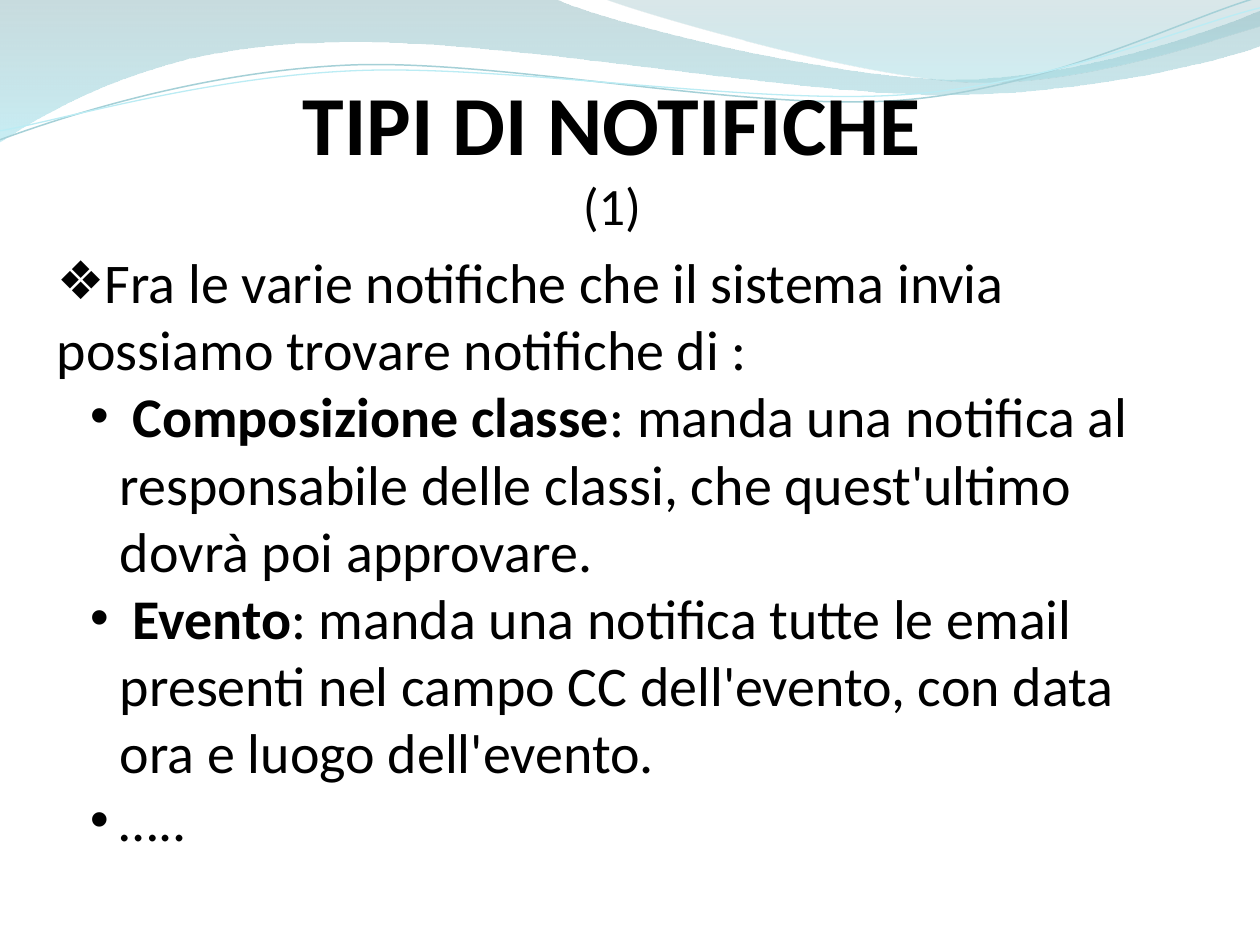
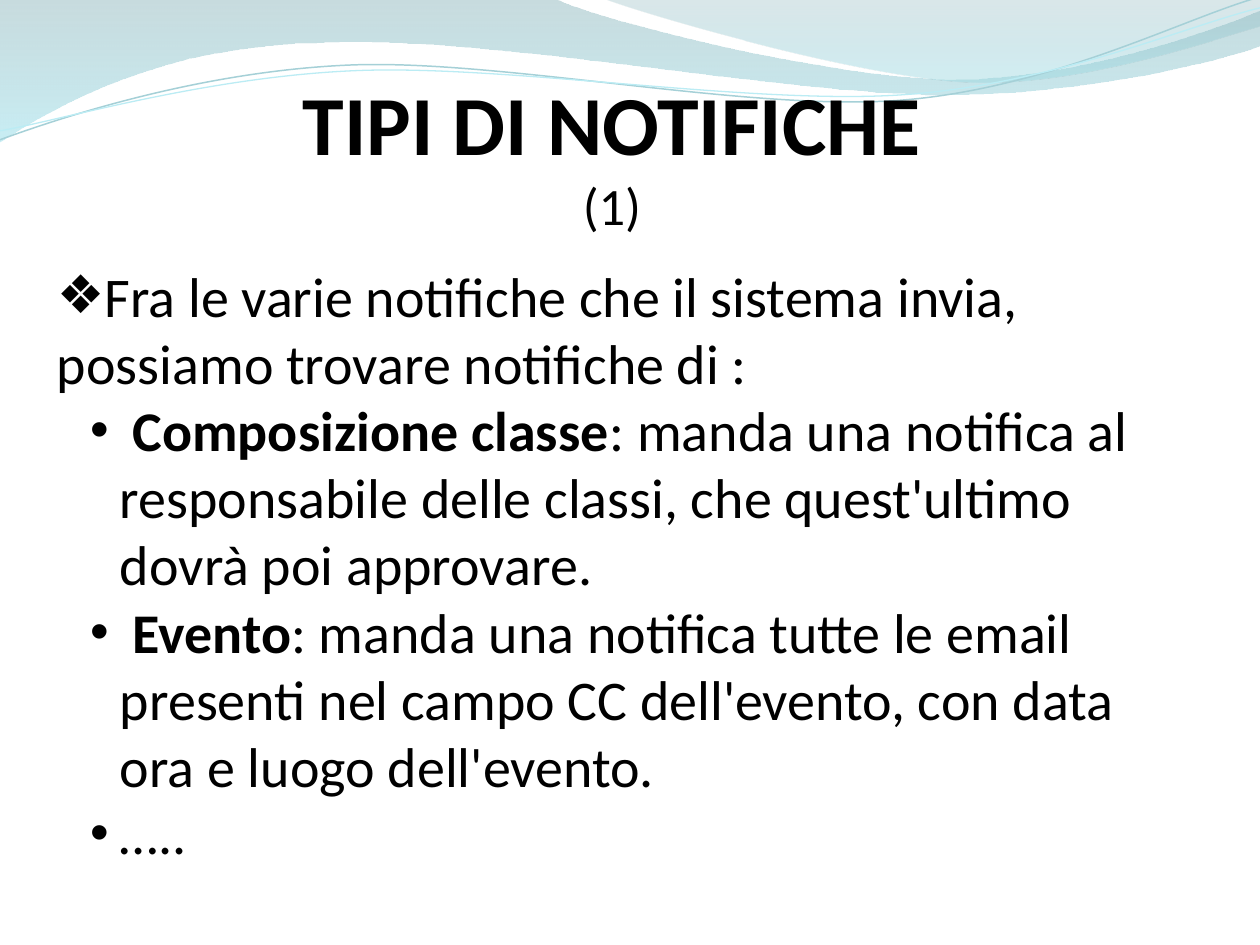
Before and after one commit to ammirate/at-silo, a slide deck: slide 85 of Presentazione/Atsilo1/[BOZZA] Atsilo_A_PresentazioneFinale copia.pptx. Drawn at 1260x945 pixels with LibreOffice and Linux fonts; fonts in the diff are those of the drawing. Boxes give left, top, right and bottom in pixels: in the first picture for what was removed or moved away, otherwise in the second. Text is boxed around its words. In the diff, an @@ line names an element or a change of style, - is before the commit and + after.

```diff
--- a/Presentazione/Atsilo1/[BOZZA] Atsilo_A_PresentazioneFinale copia.pptx
+++ b/Presentazione/Atsilo1/[BOZZA] Atsilo_A_PresentazioneFinale copia.pptx
@@ text "Fra le varie notifiche che ..." at box(57, 278, 1128, 797): vertical alignment top to middle @@
@@ text at box(57, 278, 1017, 393): text changed @@
-❖ Fra le varie notifiche che il sistema invia possiamo trovare notifiche di :
+❖ Fra le varie notifiche che il sistema invia, possiamo trovare notifiche di :
```
Also in this commit, not shown: 6 other slides changed, 1 other file.
